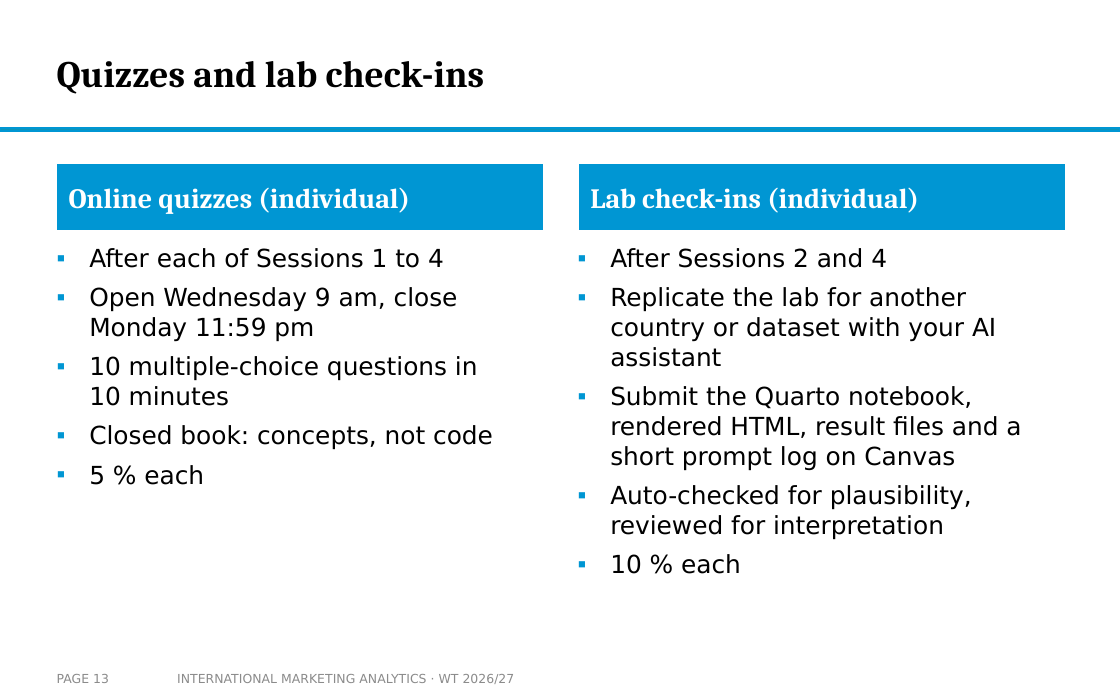
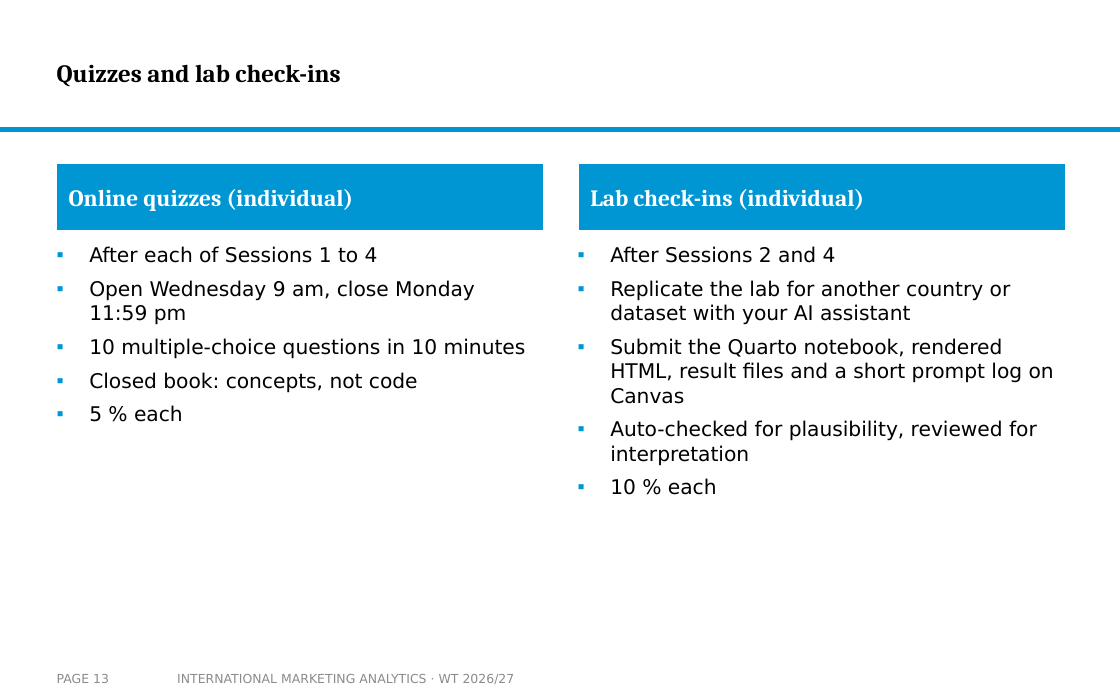
Before and after one commit to arnefloh-wu/International-Marketing-Analytics, a slide deck: slide 13 of slides/00a_course-content-and-style_WT26-27.pptx. Drawn at 1120x700 pixels with LibreOffice and Linux fonts; fonts in the diff are those of the drawing; background and template pictures are left out. Boxes give left, top, right and bottom in pixels: in the first picture for what was removed or moved away, otherwise in the second. Text is boxed around its words. In the diff, an @@ line names an element or a change of style, - is before the commit and + after.

```diff
--- a/slides/00a_course-content-and-style_WT26-27.pptx
+++ b/slides/00a_course-content-and-style_WT26-27.pptx
@@ title "Quizzes and lab check-ins" at bbox=[57, 64, 340, 86]: size 24 to 16 pt @@
@@ text "Online quizzes (individual)" at bbox=[57, 165, 542, 230]: size 18 to 15 pt @@
@@ text "Lab check-ins (individual)" at bbox=[579, 165, 1064, 230]: size 18 to 15 pt @@
@@ text "After each of Sessions 1 ..." at bbox=[89, 246, 526, 422]: size 16 to 13 pt @@
@@ text "After Sessions 2 and 4" at bbox=[610, 246, 1054, 495]: size 16 to 13 pt @@
```
Also in this commit, not shown: 13 other slides changed, 2 other files.
